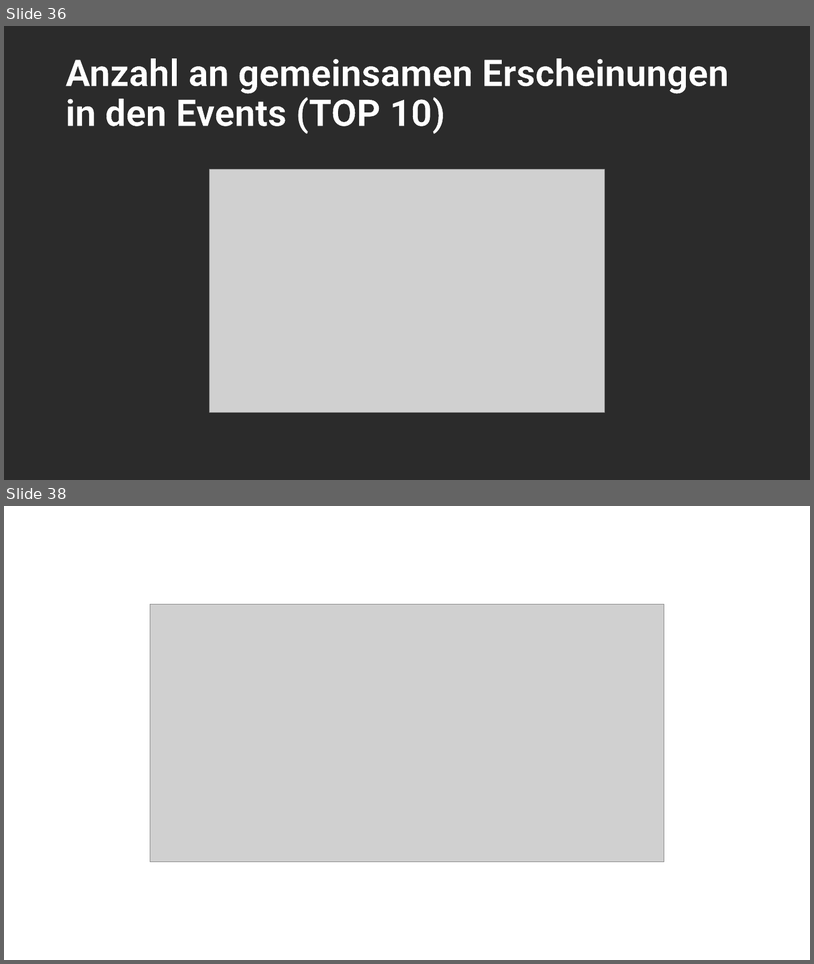
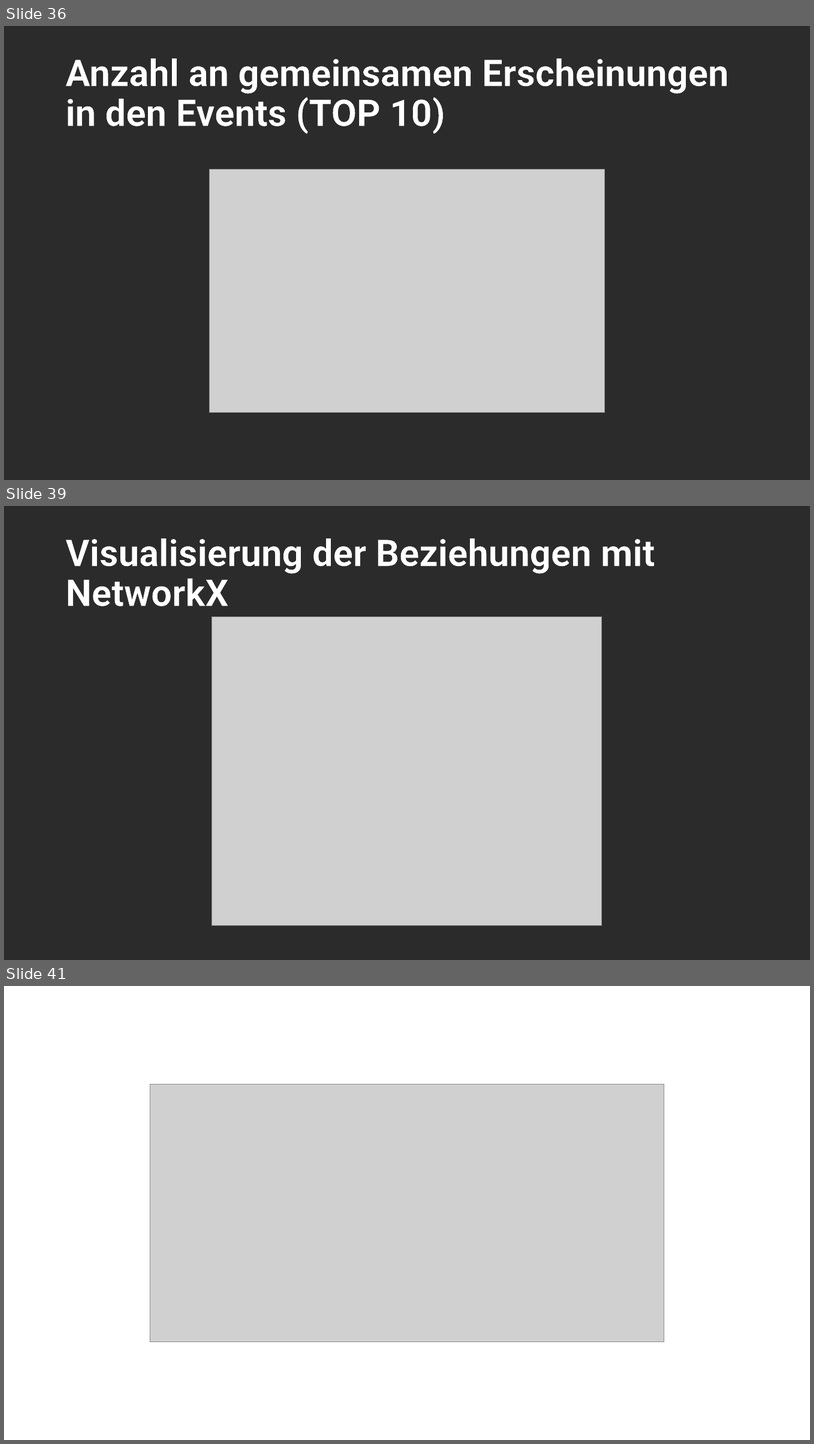
Before and after one commit to hrdfets0001/x12ij4321aop, a slide deck: Presentation.pptx. Shown one above the other, each under a label of ours: slides 36 and 38 before the commit, slides 36, 39 and 41 after it; the slides between them are not shown. The pictures are 814x964 and 814x1444 pixels, drawn with LibreOffice and Linux fonts; fonts in the diff are those of the drawing; grey boxes stand for pictures; background and template pictures are left out; a plain dark background stands for a picture behind light text. Boxes give left, top, right and bottom in pixels: in the first picture for what was removed or moved away, otherwise in the second. Text is boxed around its words. In the diff, an @@ line names an element or a change of style, - is before the commit and + after.

```diff
--- a/Presentation.pptx
+++ b/Presentation.pptx
@@ slide 39 added at box(4, 506, 810, 960), background picture (left out) @@
@@ title added at box(65, 538, 655, 606), 44 pt, text #FFFFFF, bold @@
+Visualisierung der Beziehungen mit NetworkX
@@ picture added at box(212, 617, 602, 925) @@
@@ what was slide 38 is now slide 41 @@
```
Also in this commit, not shown: 5 slides changed, 2 other slides added, 4 other files.
